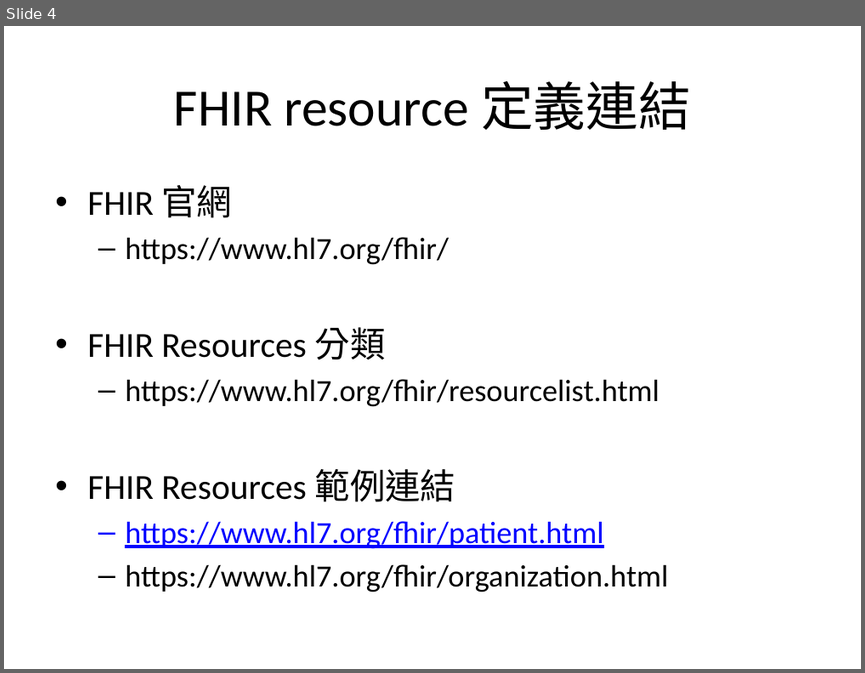
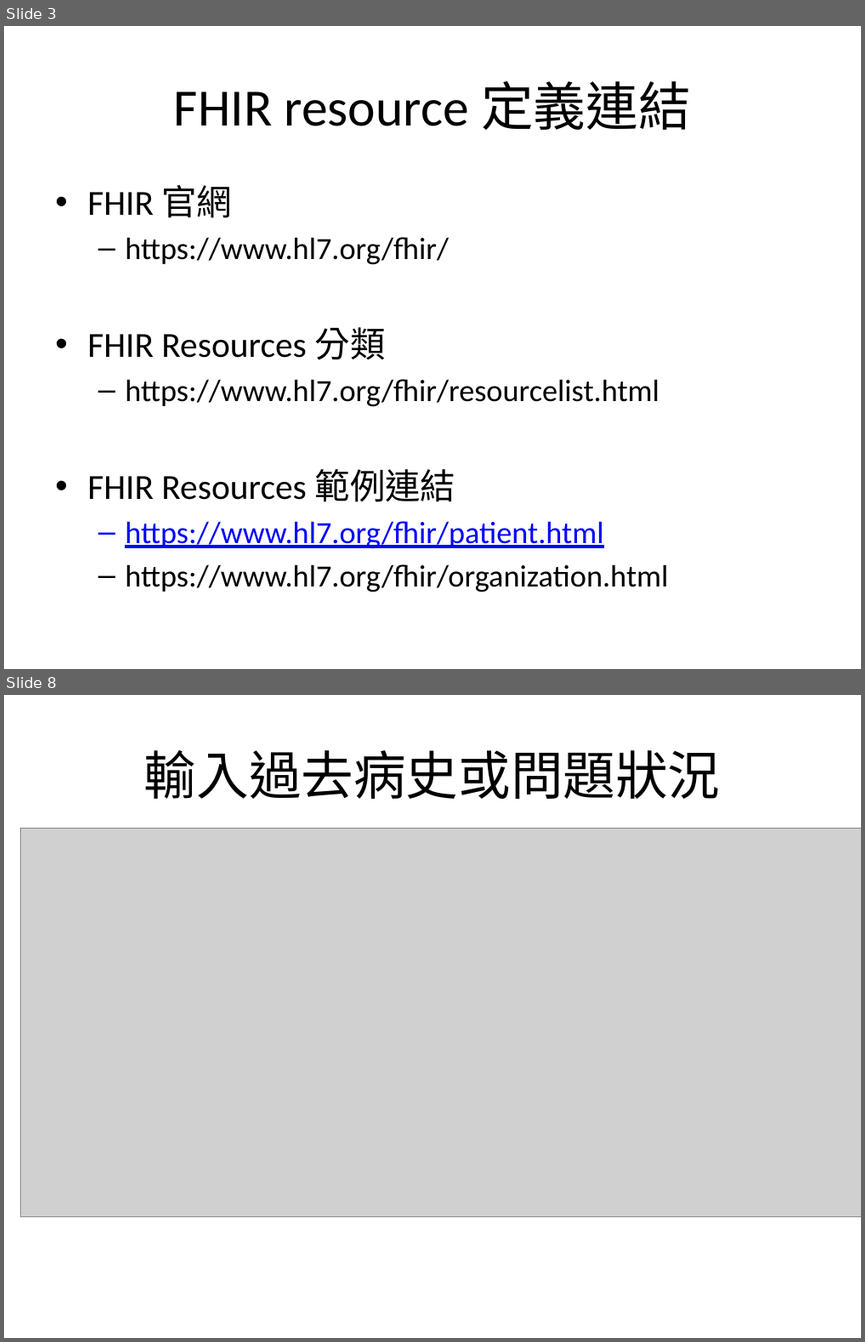
Before and after one commit to mos2718/FHIRspec, a slide deck: Spec/FHIR-Encounter-First-Time.pptx. Shown one above the other, each under a label of ours: slide 4 before the commit, slides 3 and 8 after it; the slides between them are not shown. The pictures are 865x673 and 865x1342 pixels, drawn with LibreOffice and Linux fonts; fonts in the diff are those of the drawing; grey boxes stand for pictures. Boxes give left, top, right and bottom in pixels: in the first picture for what was removed or moved away, otherwise in the second. Text is boxed around its words. In the diff, an @@ line names an element or a change of style, - is before the commit and + after.

```diff
--- a/Spec/FHIR-Encounter-First-Time.pptx
+++ b/Spec/FHIR-Encounter-First-Time.pptx
@@ slide 8 added at [4, 695, 861, 1338], background #FFFFFF @@
@@ title added at [144, 750, 721, 799], 44 pt, text #000000 @@
+輸入過去病史或問題狀況
@@ picture added at [20, 828, 861, 1217] @@
@@ what was slide 4 is now slide 3 @@
```
Also in this commit, not shown: 5 slides changed, 7 other slides added, 1 slide removed.
